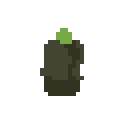
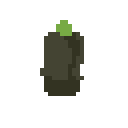
Before/after of a 128 × 128 layered artwork. What changed in the layer stack:
painted on "Background" over 44, 20, 84, 60
